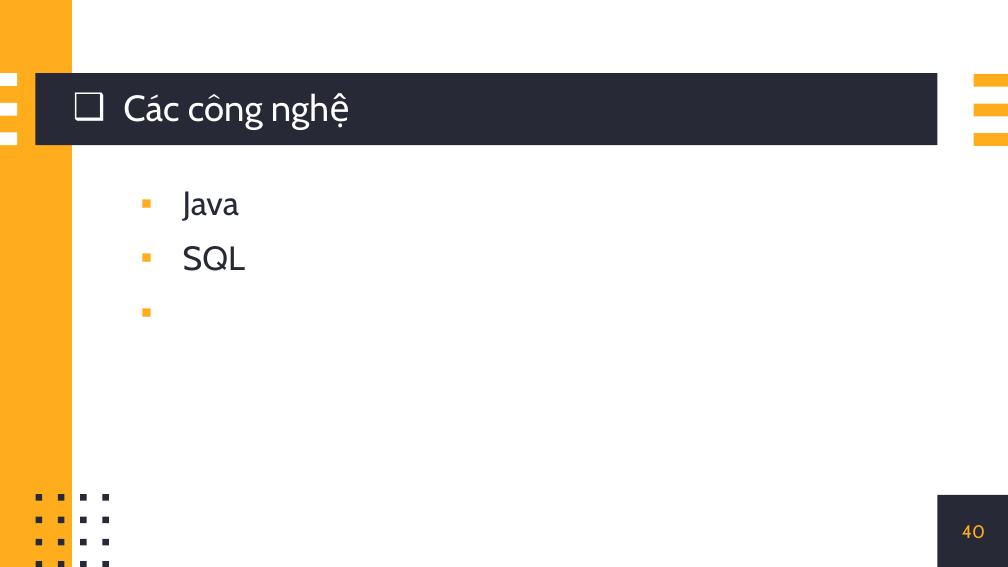
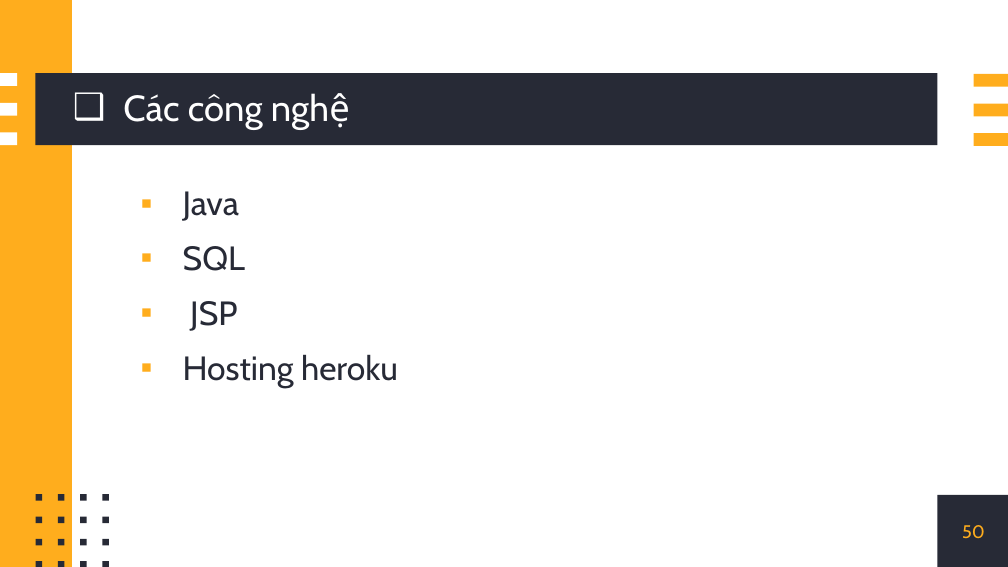
Before and after one commit to doitino/DoAn_CNPM_QuanLyGiangVien, a slide deck: slide 50 of nhom1.pptx (slide 40 before the commit). Drawn at 1008x567 pixels with LibreOffice and Linux fonts; fonts in the diff are those of the drawing. Boxes give left, top, right and bottom in pixels: in the first picture for what was removed or moved away, otherwise in the second. Text is boxed around its words. In the diff, an @@ line names an element or a change of style, - is before the commit and + after.

```diff
--- a/nhom1.pptx
+++ b/nhom1.pptx
@@ text at bbox=[183, 301, 398, 388]: paragraphs added @@
+▪ JSP
+▪ Hosting heroku
@@ page number at bbox=[962, 525, 985, 538]: text changed @@
-40
+50
```
Also in this commit, not shown: 1 other slide changed, 10 slides added, 55 other files.
